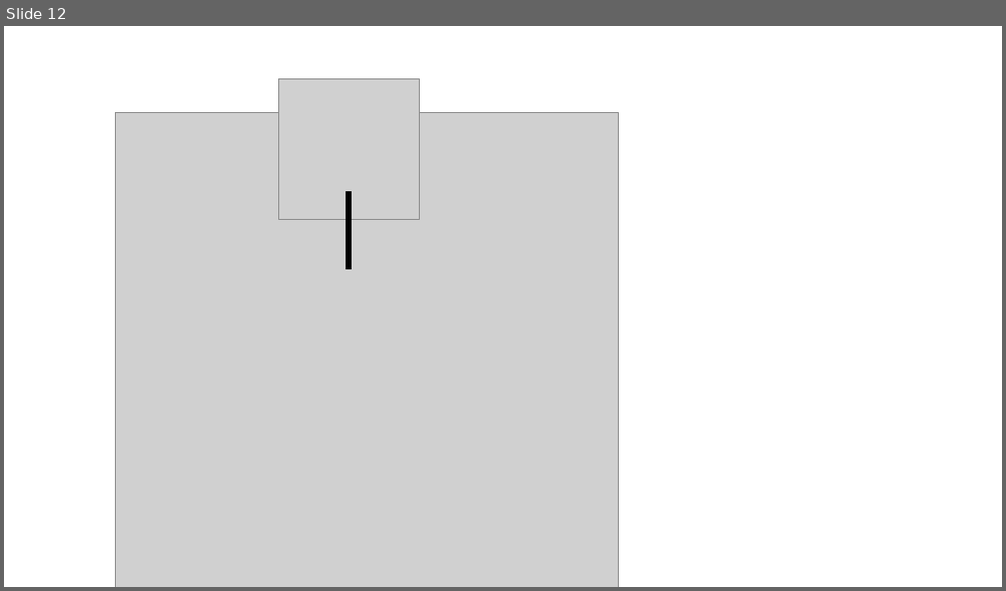
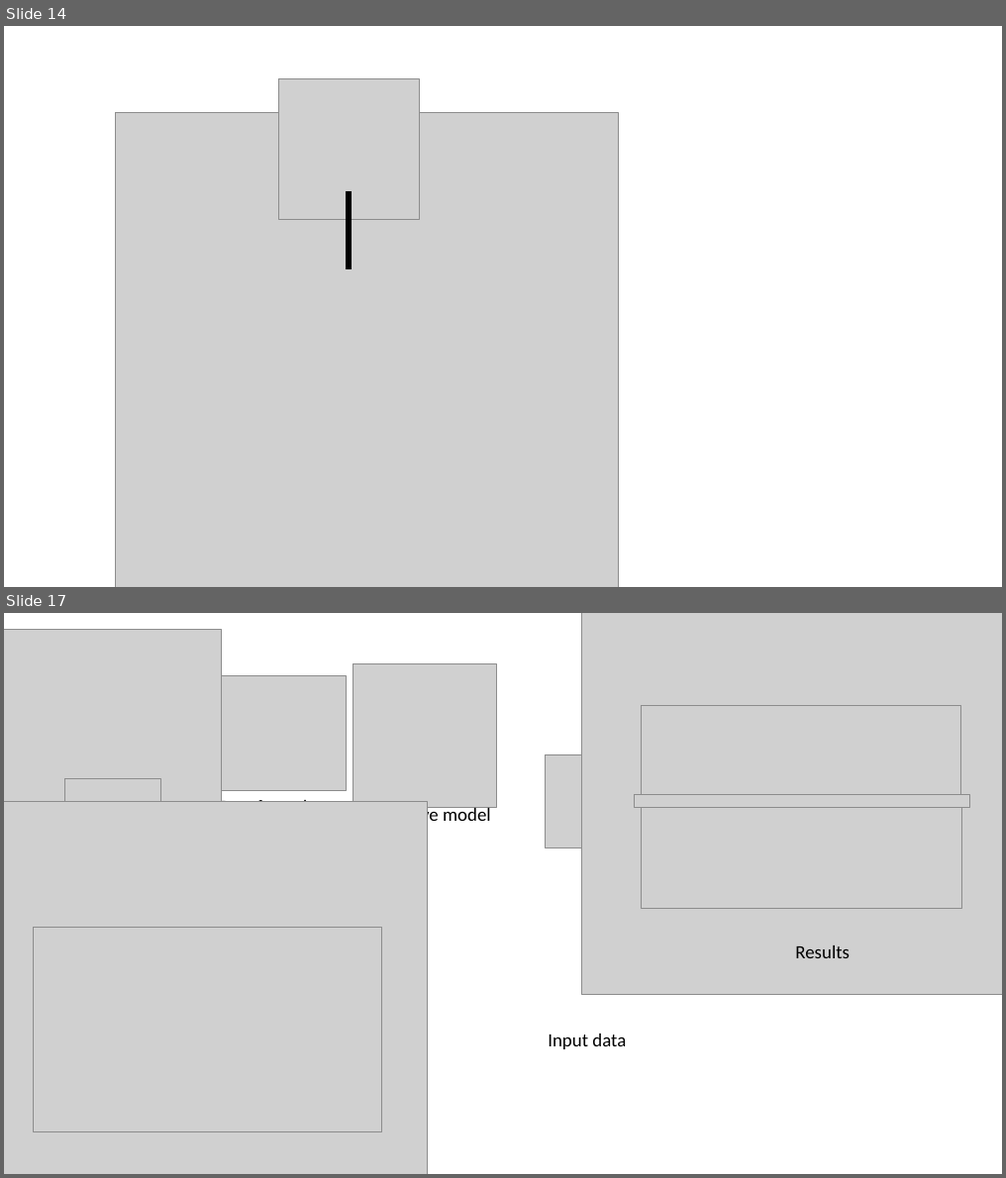
Before and after one commit to natawild/Dissertacao2021, a slide deck: ImagensDissertacao.pptx. Shown one above the other, each under a label of ours: slide 12 before the commit, slides 14 and 17 after it; the slides between them are not shown. The pictures are 1006x591 and 1006x1178 pixels, drawn with LibreOffice and Linux fonts; fonts in the diff are those of the drawing; grey boxes stand for pictures. Boxes give left, top, right and bottom in pixels: in the first picture for what was removed or moved away, otherwise in the second. Text is boxed around its words. In the diff, an @@ line names an element or a change of style, - is before the commit and + after.

```diff
--- a/ImagensDissertacao.pptx
+++ b/ImagensDissertacao.pptx
@@ slide 17 added at <box>4,613,1002,1174</box>, background #FFFFFF @@
@@ picture added at <box>4,629,221,849</box> @@
@@ picture added at <box>581,613,1002,995</box> @@
@@ picture added at <box>352,663,497,808</box> @@
@@ picture added at <box>202,676,347,791</box> @@
@@ picture added at <box>642,706,961,799</box> @@
@@ picture added at <box>546,755,608,848</box> @@
@@ picture added at <box>64,778,160,839</box> @@
@@ picture added at <box>4,802,428,1174</box> @@
@@ text added at <box>217,797,331,802</box>, 18 pt, text #000000 @@
+Transform data
@@ text added at <box>363,806,491,827</box>, 18 pt, text #000000 @@
+Predictive model
@@ picture added at <box>635,795,970,808</box> @@
@@ picture added at <box>642,802,961,908</box> @@
@@ picture added at <box>33,928,381,1133</box> @@
@@ text added at <box>795,946,849,959</box>, 18 pt, text #000000 @@
+Results
@@ text added at <box>548,1034,626,1050</box>, 18 pt, text #000000 @@
+Input data
@@ what was slide 12 is now slide 14 @@
```
Also in this commit, not shown: 1 slide changed, 5 other slides added, 8 other files.
